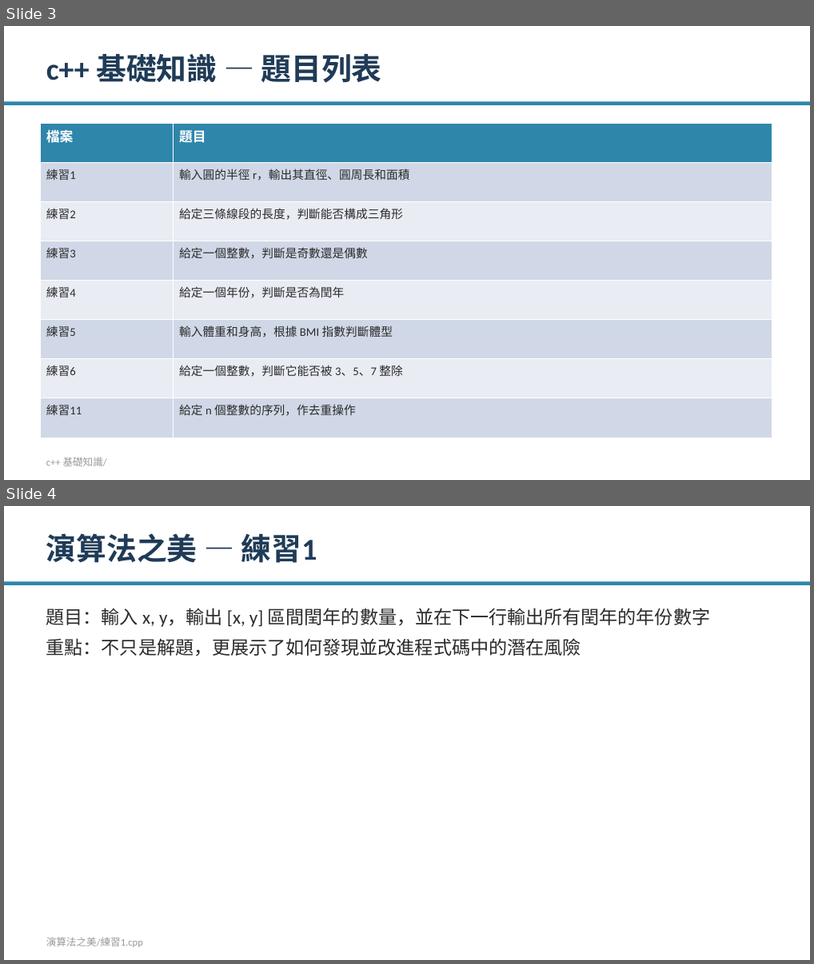
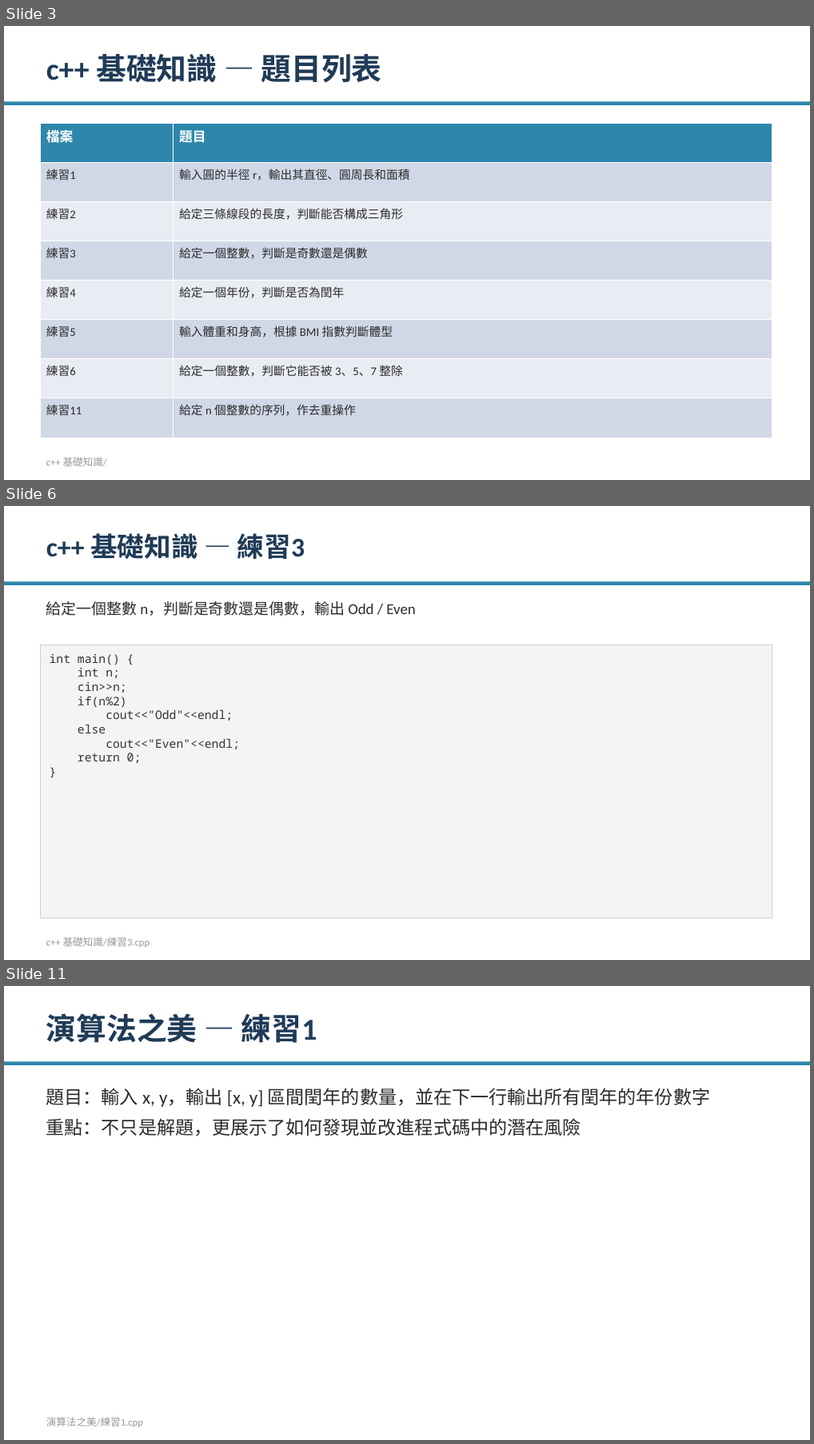
Before and after one commit to Ivan0206cool/cplusplus_practice, a slide deck: practice_intro.pptx. Shown one above the other, each under a label of ours: slides 3 and 4 before the commit, slides 3, 6 and 11 after it; the slides between them are not shown. The pictures are 814x964 and 814x1444 pixels, drawn with LibreOffice and Linux fonts; fonts in the diff are those of the drawing. Boxes give left, top, right and bottom in pixels: in the first picture for what was removed or moved away, otherwise in the second. Text is boxed around its words. In the diff, an @@ line names an element or a change of style, - is before the commit and + after.

```diff
--- a/practice_intro.pptx
+++ b/practice_intro.pptx
@@ slide 6 added at bbox=[4, 506, 810, 960], background #FFFFFF @@
@@ text added at bbox=[46, 533, 305, 559], 32 pt, text #1F3B57, bold @@
+c++ 基礎知識 — 練習3
@@ rectangle added at bbox=[4, 582, 810, 585], fill #2E86AB @@
@@ text added at bbox=[46, 601, 415, 616], 18 pt, text #2B2B2B @@
+給定一個整數 n，判斷是奇數還是偶數，輸出 Odd / Even
@@ rectangle added at bbox=[40, 645, 772, 917], fill #F4F4F4, outline #D0D0D0 0.75 pt, 14 pt, text #333333 @@
+int main() {
+int n;
+cin>>n;
+if(n%2)
+cout<<"Odd"<<endl;
+else
+cout<<"Even"<<endl;
+return 0;
+}
@@ text added at bbox=[46, 936, 150, 947], 12 pt, text #999999 @@
+c++ 基礎知識/練習3.cpp
@@ what was slide 4 is now slide 11 @@
```
Also in this commit, not shown: 6 other slides added.
